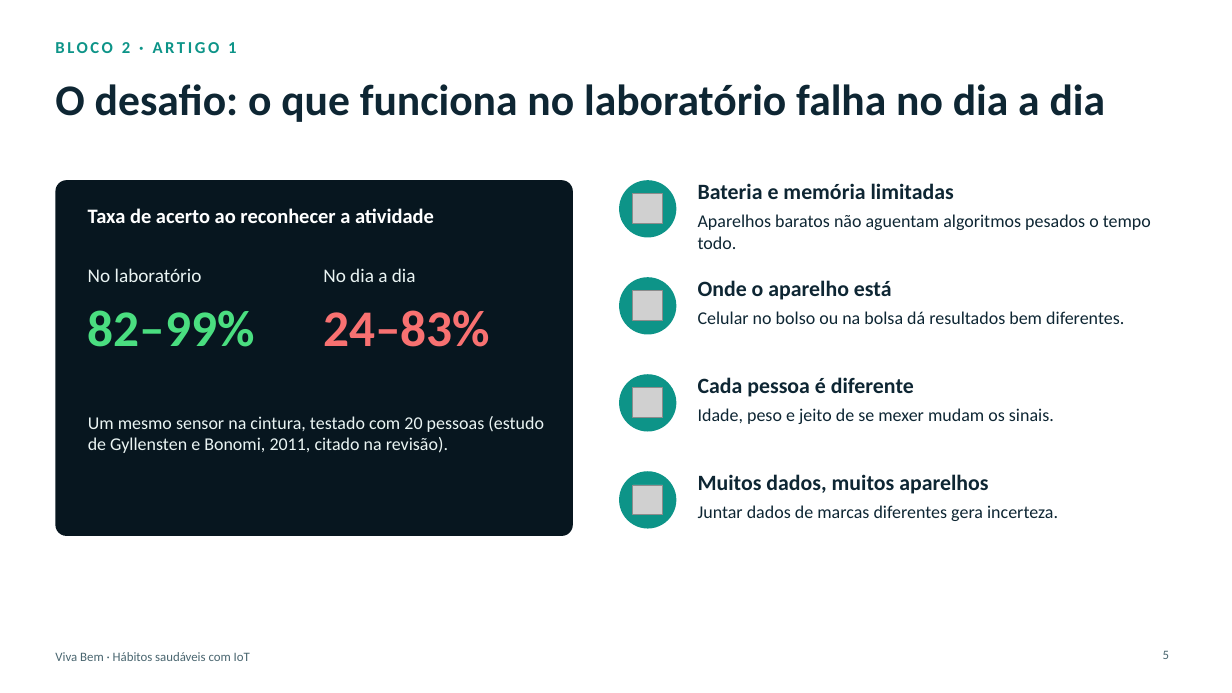
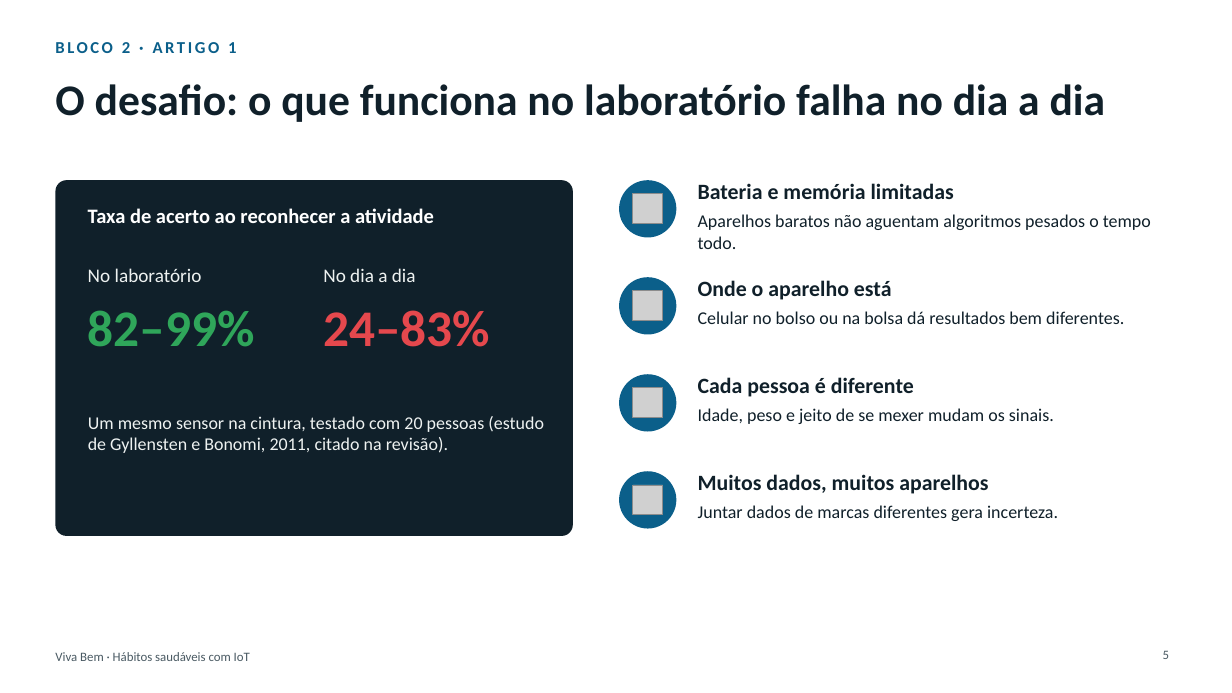
Before and after one commit to sergio-stanley/viva-bem, a slide deck: slide 5 of apresentacao/Viva-Bem-apresentacao.pptx. Drawn at 1232x693 pixels with LibreOffice and Linux fonts; fonts in the diff are those of the drawing; grey boxes stand for pictures. Boxes give left, top, right and bottom in pixels: in the first picture for what was removed or moved away, otherwise in the second. Text is boxed around its words. In the diff, an @@ line names an element or a change of style, - is before the commit and + after.

```diff
--- a/apresentacao/Viva-Bem-apresentacao.pptx
+++ b/apresentacao/Viva-Bem-apresentacao.pptx
@@ text "BLOCO 2 · ARTIGO 1" at (x1=55, y1=42, x2=236, y2=53): text colour #0D9488 to #0B5F8A @@
@@ rounded rectangle at (x1=55, y1=180, x2=573, y2=536): fill #07161F to #10202A @@
@@ text "82–99%" at (x1=88, y1=310, x2=255, y2=347): text colour #4ADE80 to #2FA65A @@
@@ text "24–83%" at (x1=323, y1=310, x2=490, y2=347): text colour #F87171 to #E5484D @@
@@ fill #0D9488 to #0B5F8A in 4 elements at (x1=619, y1=180, x2=677, y2=238), (x1=619, y1=277, x2=677, y2=335), (x1=619, y1=374, x2=677, y2=432), (x1=619, y1=471, x2=677, y2=529) @@
```
Also in this commit, not shown: 13 other slides changed, 3 other files.
